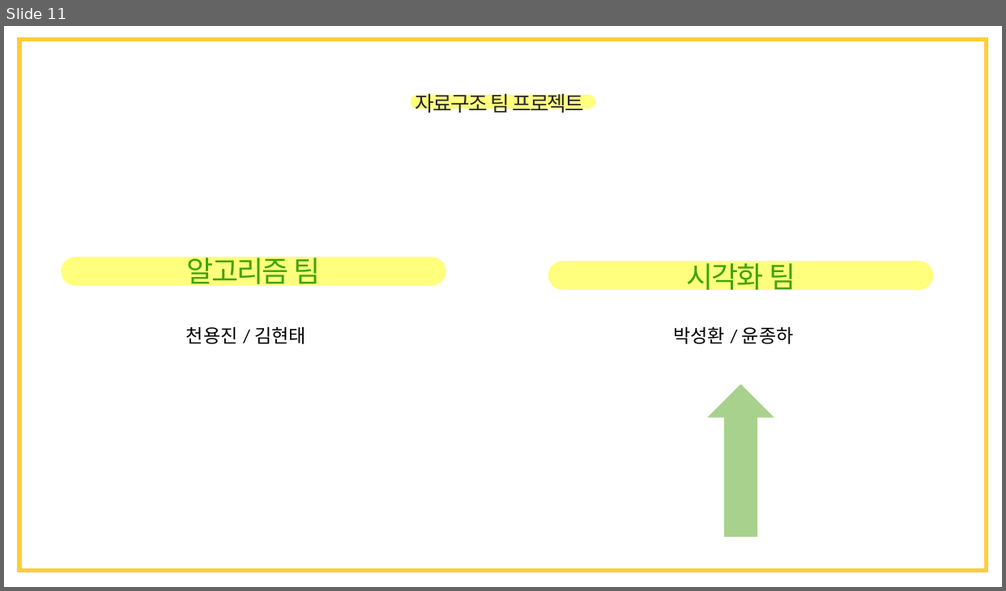
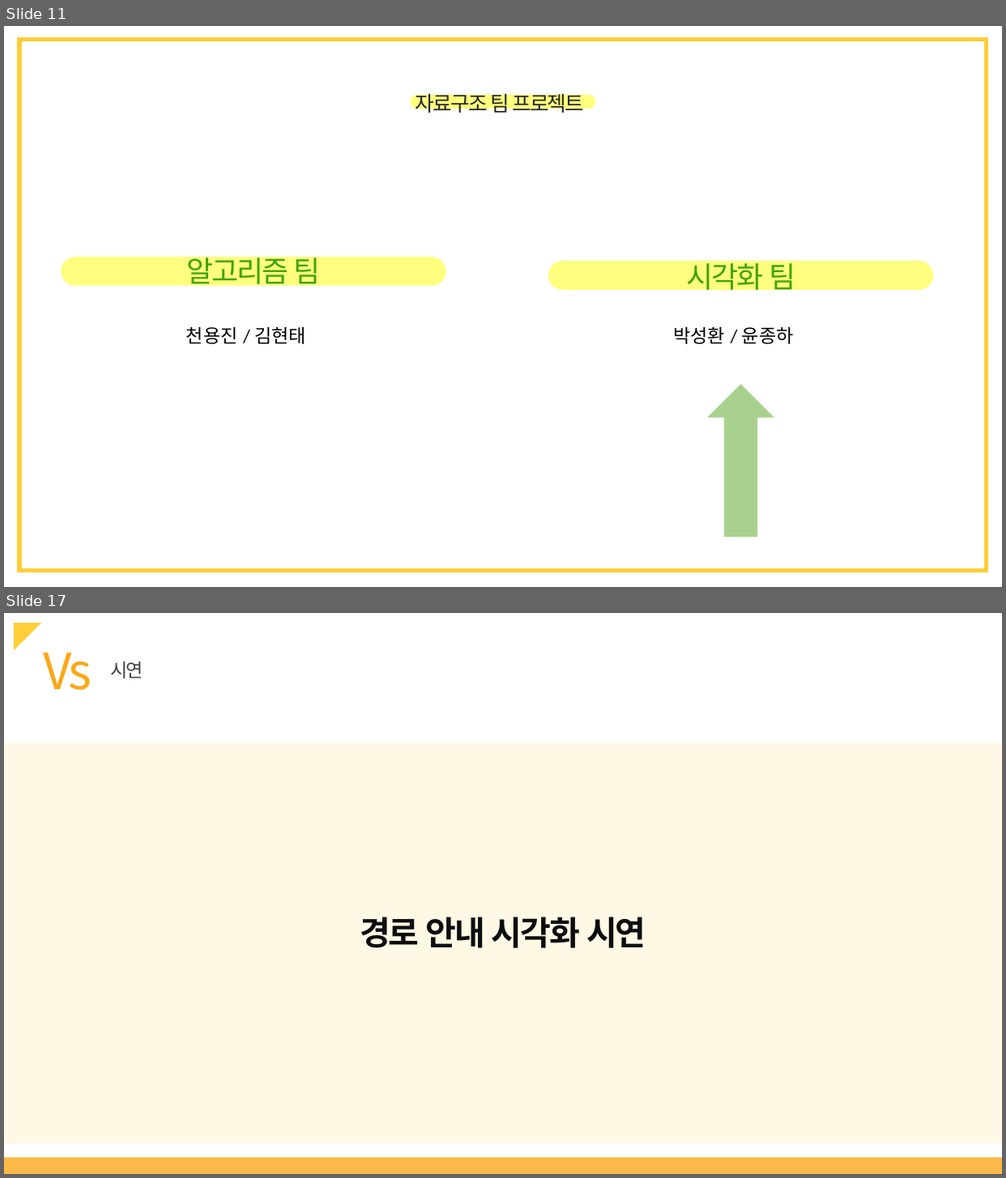
Before and after one commit to onemoonStudio/DataStructureDesign, a slide deck: presentation/final.pptx. Shown one above the other, each under a label of ours: slide 11 before the commit, slides 11 and 17 after it; the slides between them are not shown. The pictures are 1006x591 and 1006x1178 pixels, drawn with LibreOffice and Linux fonts; fonts in the diff are those of the drawing. Boxes give left, top, right and bottom in pixels: in the first picture for what was removed or moved away, otherwise in the second. Text is boxed around its words. In the diff, an @@ line names an element or a change of style, - is before the commit and + after.

```diff
--- a/presentation/final.pptx
+++ b/presentation/final.pptx
@@ slide 17 added at <box>4,613,1002,1174</box>, background #FFFFFF @@
@@ right triangle added at <box>14,623,41,650</box>, fill #FFCE38 @@
@@ text added at <box>43,653,91,690</box>, 48 pt, text #FAA818 @@
+Vs
@@ text added at <box>111,662,144,679</box>, 18 pt, text #404040 @@
+시연
@@ rectangle added at <box>4,743,1002,1144</box>, fill #FFCE38 at 13% opacity @@
@@ text added at <box>360,917,646,948</box>, 32 pt, text #0D0D0D, bold @@
+경로 안내 시각화 시연
@@ rectangle added at <box>4,1158,1002,1174</box>, fill #FAA818 at 79% opacity @@
```
Also in this commit, not shown: 5 other slides added, 1 other file.
